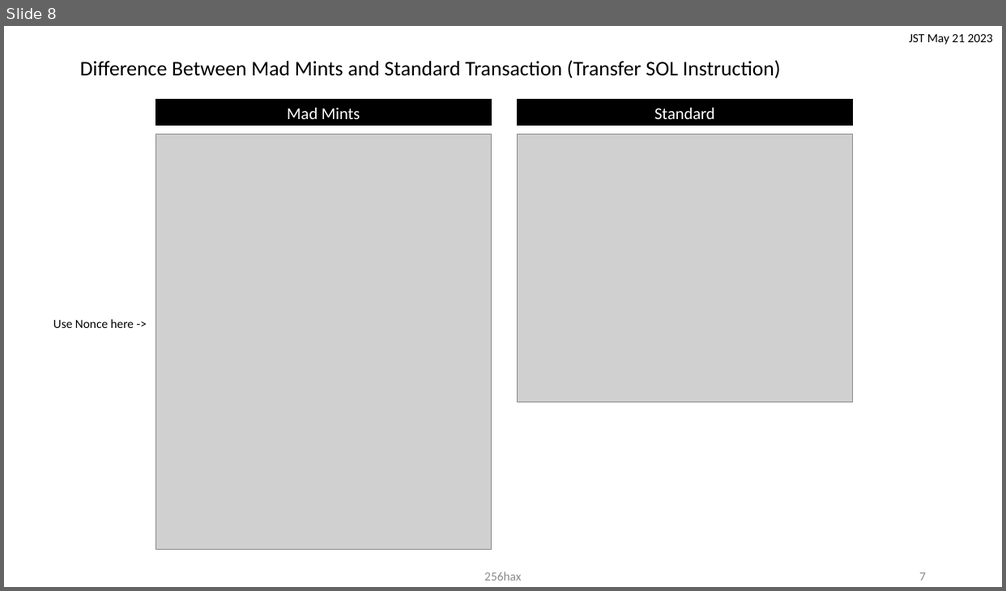
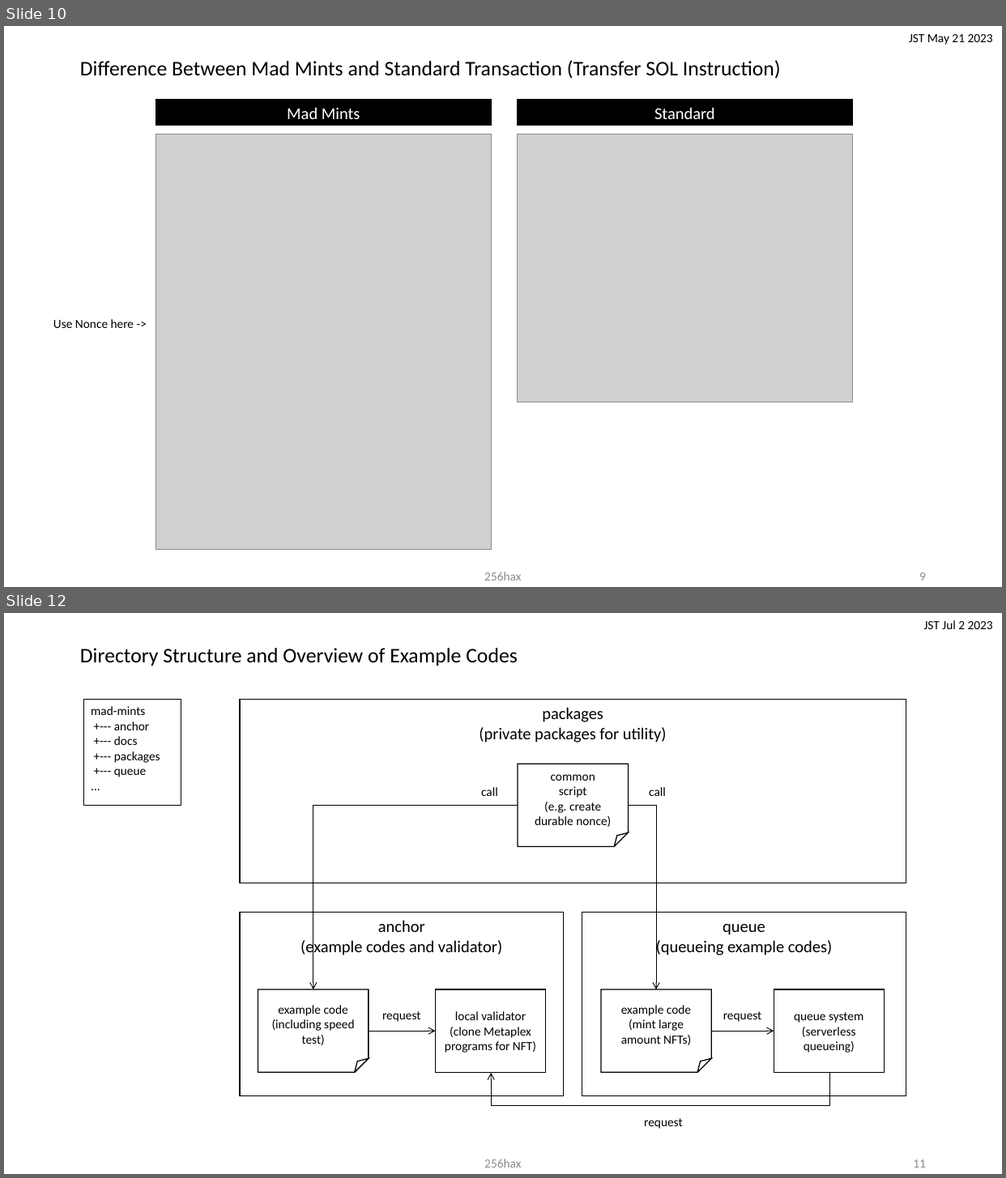
Before and after one commit to 256hax/mad-mints, a slide deck: docs/Mad-Mints.pptx. Shown one above the other, each under a label of ours: slide 8 before the commit, slides 10 and 12 after it; the slides between them are not shown. The pictures are 1006x591 and 1006x1178 pixels, drawn with LibreOffice and Linux fonts; fonts in the diff are those of the drawing; grey boxes stand for pictures; background and template pictures are left out. Boxes give left, top, right and bottom in pixels: in the first picture for what was removed or moved away, otherwise in the second. Text is boxed around its words. In the diff, an @@ line names an element or a change of style, - is before the commit and + after.

Commit message:
docs: add directory structure and overview (P.11)

```diff
--- a/docs/Mad-Mints.pptx
+++ b/docs/Mad-Mints.pptx
@@ slide 12 added at (4,613,1002,1174), background #FFFFFF @@
@@ text added at (924,620,993,629), 12 pt, text #000000 @@
+JST Jul 2 2023
@@ title added at (80,648,518,666), 20 pt, text #000000 @@
+Directory Structure and Overview of Example Codes
@@ rectangle added at (83,700,181,806), outline #000000 0.75 pt, 12 pt, text #000000 @@
+mad-mints
++--- anchor
++--- docs
++--- packages
++--- queue
+...
@@ rectangle added at (240,700,906,884), outline #000000 1 pt, 16 pt, text #000000 @@
+packages
+(private packages for utility)
@@ folded corner added at (518,764,629,846), outline #000000 1 pt, 12 pt, text #000000 @@
+common
+script
+(e.g. create durable nonce)
@@ elbow arrow added from (518, 806) to (313, 990), #000000 0.75 pt @@
@@ text added at (481,787,498,796), 12 pt, text #000000 @@
+call
@@ elbow arrow added from (629, 806) to (656, 990), #000000 0.75 pt @@
@@ text added at (649,787,666,796), 12 pt, text #000000 @@
+call
@@ rectangle added at (240,913,564,1096), outline #000000 1 pt, 16 pt, text #000000 @@
+anchor
+(example codes and validator)
@@ rectangle added at (582,913,906,1096), outline #000000 1 pt, 16 pt, text #000000 @@
+queue
+(queueing example codes)
@@ folded corner added at (258,990,368,1072), outline #000000 1 pt, 12 pt, text #000000 @@
+example code
+(including speed test)
@@ rectangle added at (435,990,546,1072), outline #000000 1 pt, 12 pt, text #000000 @@
+local validator
+(clone Metaplex programs for NFT)
@@ folded corner added at (601,990,711,1072), outline #000000 1 pt, 12 pt, text #000000 @@
+example code
+(mint large amount NFTs)
@@ rectangle added at (774,990,884,1072), outline #000000 1 pt, 12 pt, text #000000 @@
+queue system
+(serverless queueing)
@@ text added at (382,1012,421,1022), 12 pt, text #000000 @@
+request
@@ text added at (723,1012,762,1022), 12 pt, text #000000 @@
+request
@@ arrow added from (368, 1032) to (435, 1032), #000000 0.75 pt @@
@@ arrow added from (711, 1032) to (774, 1032), #000000 0.75 pt @@
@@ elbow arrow added from (829, 1072) to (492, 1073), #000000 0.75 pt @@
@@ text added at (644,1118,683,1129), 12 pt, text #000000 @@
+request
@@ text added at (484,1159,521,1168), 12 pt, text #8C8C8C @@
+256hax
@@ page number added at (913,1160,926,1168), 12 pt, text #8C8C8C @@
+11
@@ what was slide 8 is now slide 10 @@
@@ page number at (919,573,926,581): text changed @@
-7
+9
```
Also in this commit, not shown: 4 slides changed, 3 other slides added, 1 slide removed.
